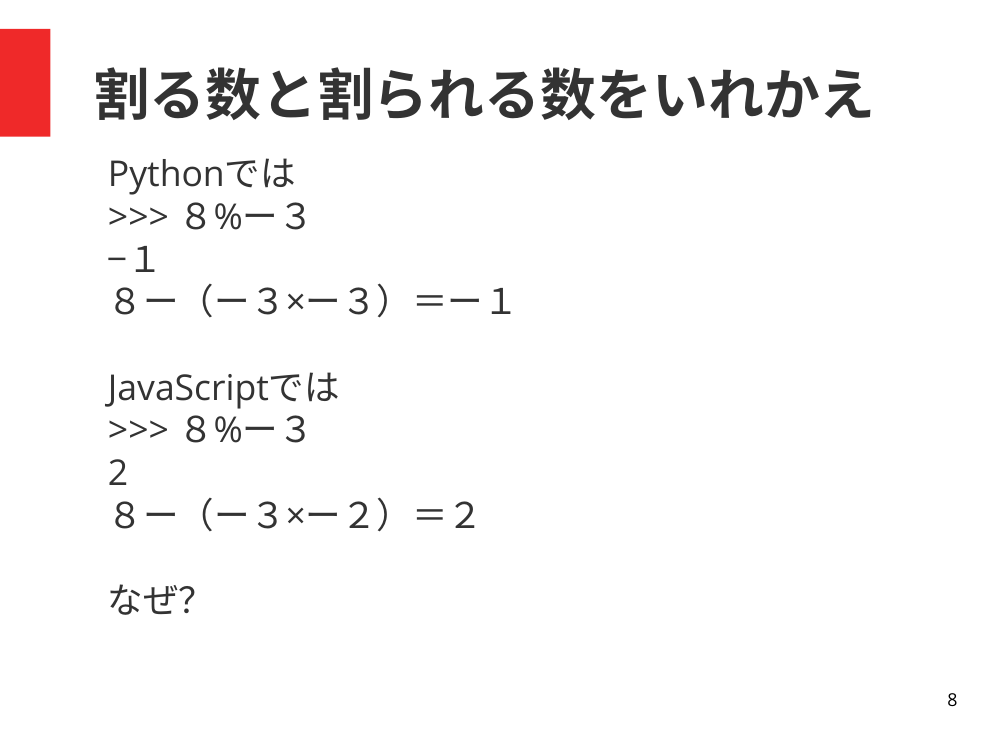
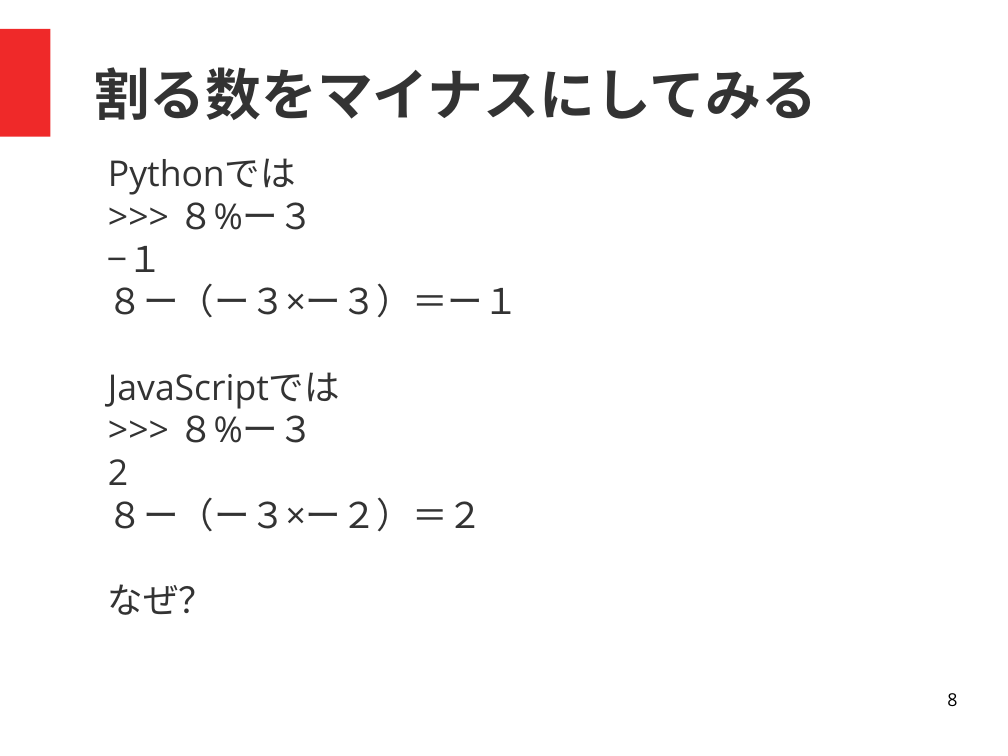
Before and after one commit to coderdojo-nada/resource, a slide deck: slide 8 of study/20180624/割り算のあまりについて.odp. Drawn at 1008x756 pixels with LibreOffice and Linux fonts; fonts in the diff are those of the drawing. Boxes give left, top, right and bottom in pixels: in the first picture for what was removed or moved away, otherwise in the second. Text is boxed around its words. In the diff, an @@ line names an element or a change of style, - is before the commit and + after.

```diff
--- a/study/20180624/割り算のあまりについて.odp
+++ b/study/20180624/割り算のあまりについて.odp
@@ title at [94, 67, 818, 120]: text changed @@
-割る数と割られる数をいれかえ
+割る数をマイナスにしてみる
```
Also in this commit, not shown: 1 other slide changed, 2 slides added.
